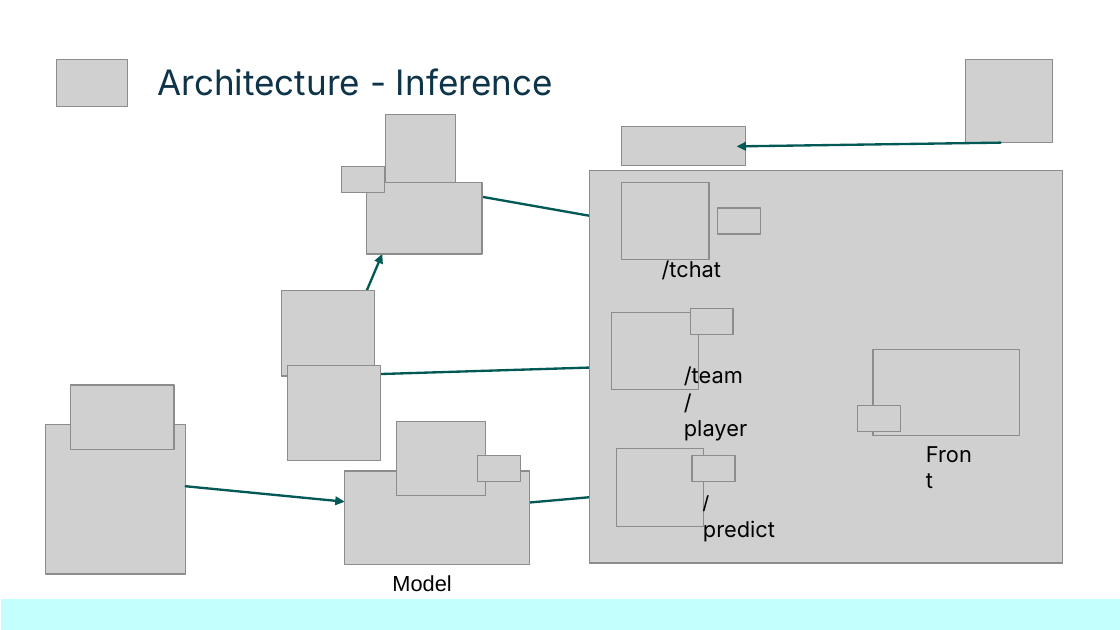
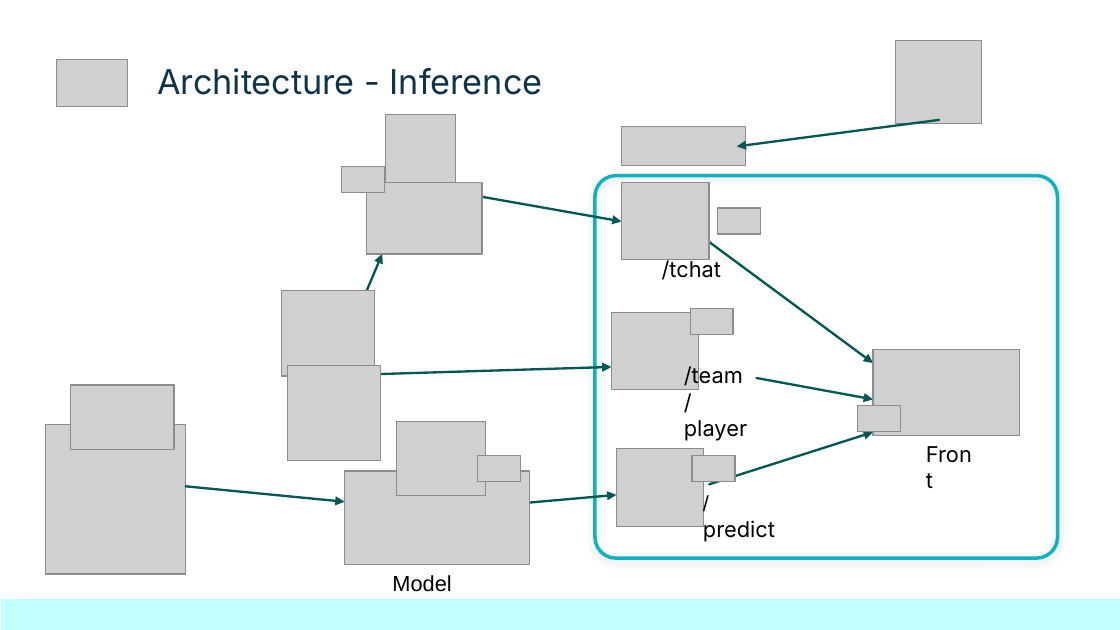
Before and after one commit to kinpintouche-star/football-predictor, a slide deck: slide 10 of docs/FootballPredictorDemoDay20260803.pptx. Drawn at 1120x630 pixels with LibreOffice and Linux fonts; fonts in the diff are those of the drawing; grey boxes stand for pictures; background and template pictures are left out. Boxes give left, top, right and bottom in pixels: in the first picture for what was removed or moved away, otherwise in the second. Text is boxed around its words. In the diff, an @@ line names an element or a change of style, - is before the commit and + after.

```diff
--- a/docs/FootballPredictorDemoDay20260803.pptx
+++ b/docs/FootballPredictorDemoDay20260803.pptx
@@ title "Architecture - Inference" at (157, 68, 543, 95): size 22.5 to 22 pt @@
@@ picture added at (895, 40, 981, 124) @@
@@ picture removed at (965, 59, 1052, 143) @@
@@ arrow moved from (1000, 142) - (737, 147) to (940, 120) - (737, 147) @@
@@ picture removed at (590, 170, 1063, 562) @@
@@ rounded rectangle added at (595, 176, 1057, 559), outline #0FB2BE 2.25 pt @@
@@ freeform shape removed at (482, 197, 622, 222) @@
@@ arrow added from (482, 197) to (622, 222), #015955 1.5 pt @@
@@ arrow added from (709, 242) to (872, 363), #015955 1.5 pt @@
@@ freeform shape removed at (381, 367, 612, 374) @@
@@ arrow added from (381, 374) to (612, 367), #015955 1.5 pt @@
@@ arrow added from (756, 379) to (872, 400), #015955 1.5 pt @@
@@ arrow added from (709, 484) to (872, 432), #015955 1.5 pt @@
@@ freeform shape removed at (530, 495, 617, 503) @@
@@ arrow added from (530, 503) to (616, 495), #015955 1.5 pt @@
```
Also in this commit, not shown: 10 other slides changed.
